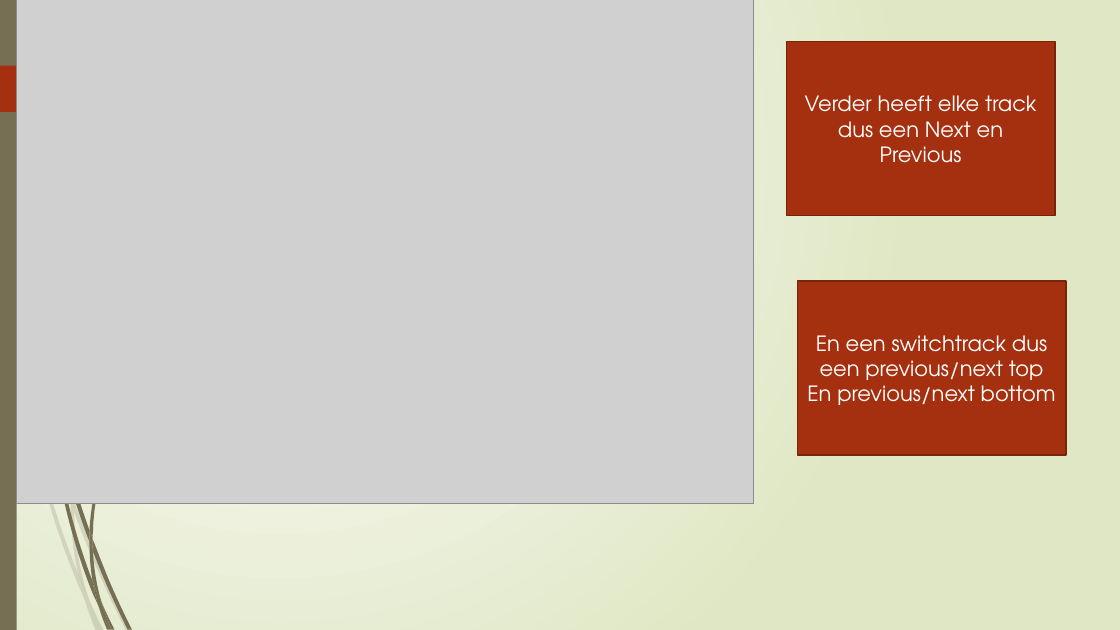
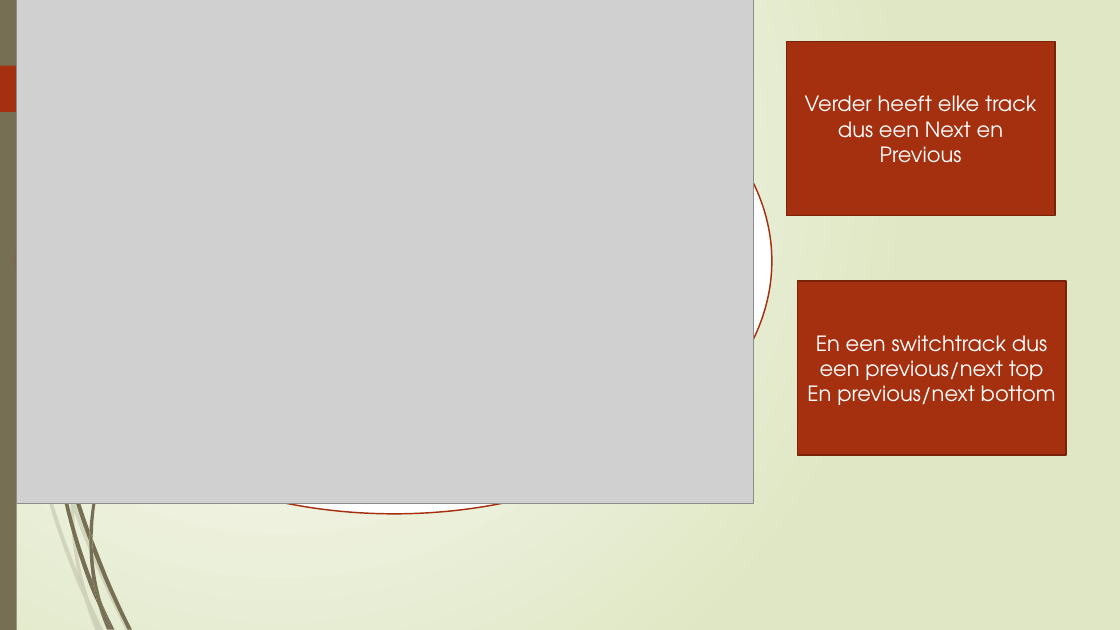
Before and after one commit to dthiers/Modelleren_Raymond_Dion, a slide deck: slide 10 of MODL3_GoudKoorts_Raymond_Dion.pptx. Drawn at 1120x630 pixels with LibreOffice and Linux fonts; fonts in the diff are those of the drawing; grey boxes stand for pictures. Boxes give left, top, right and bottom in pixels: in the first picture for what was removed or moved away, otherwise in the second. Text is boxed around its words. In the diff, an @@ line names an element or a change of style, - is before the commit and + after.

```diff
--- a/MODL3_GoudKoorts_Raymond_Dion.pptx
+++ b/MODL3_GoudKoorts_Raymond_Dion.pptx
@@ ellipse added at bbox=[17, 8, 772, 514], fill #FFFFFF, outline #A53010 1.25 pt @@
```
Also in this commit, not shown: 3 slides added, 12 other files.
